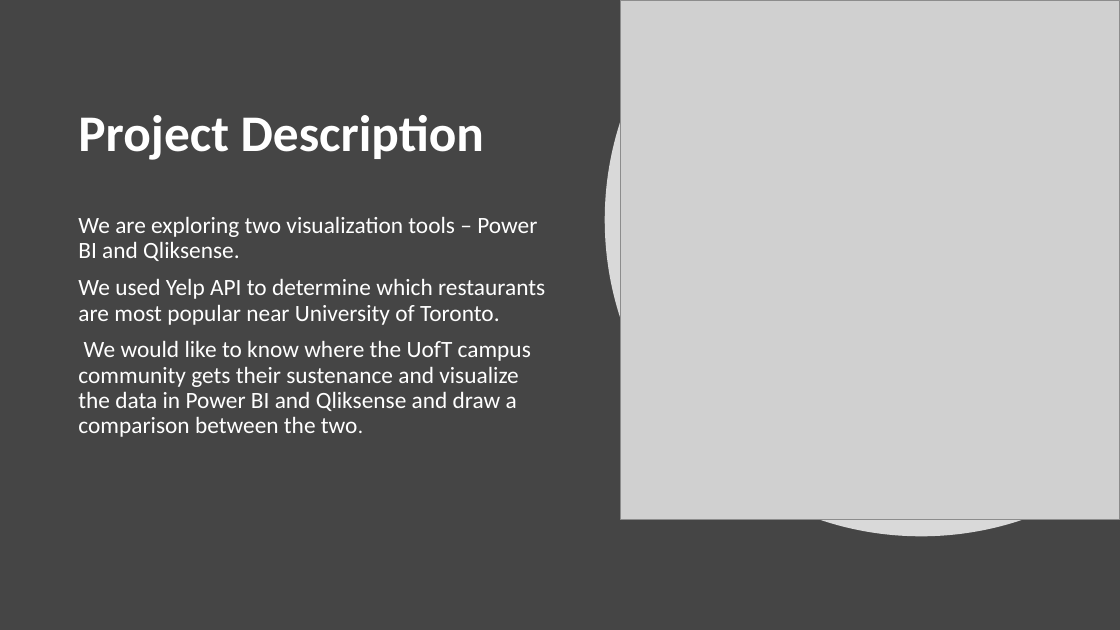
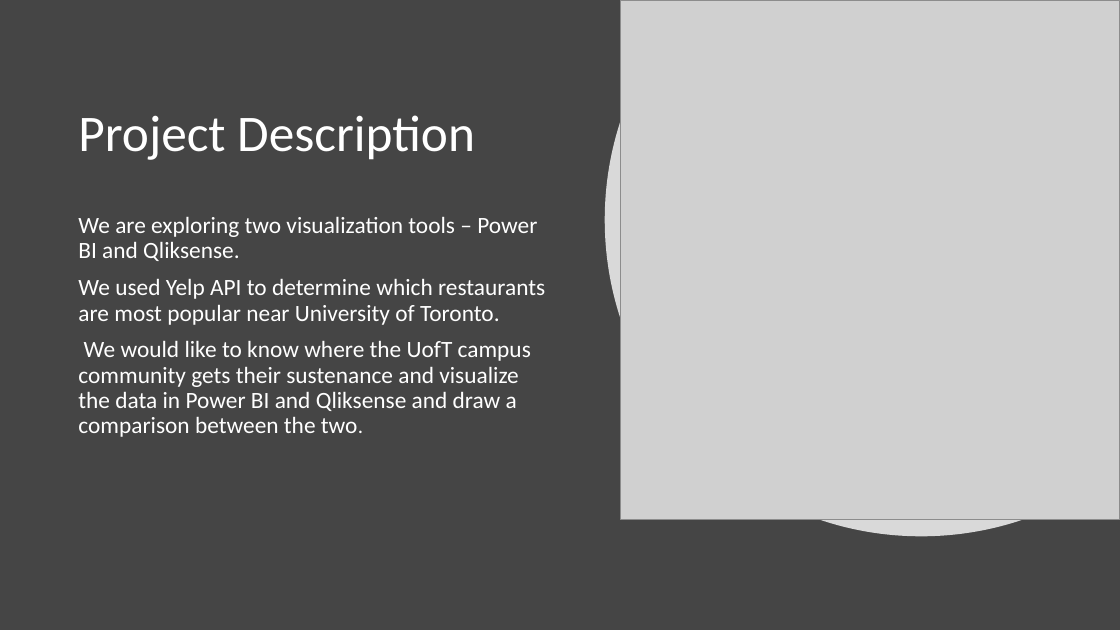
Before and after one commit to PurnimaChandel/Final-Project, a slide deck: slide 2 of Final_presentation.pptx. Drawn at 1120x630 pixels with LibreOffice and Linux fonts; fonts in the diff are those of the drawing; grey boxes stand for pictures. Boxes give left, top, right and bottom in pixels: in the first picture for what was removed or moved away, otherwise in the second. Text is boxed around its words. In the diff, an @@ line names an element or a change of style, - is before the commit and + after.

```diff
--- a/Final_presentation.pptx
+++ b/Final_presentation.pptx
@@ title "Project Description" at (78, 115, 475, 160): bold off @@
```
Also in this commit, not shown: 8 other slides changed.
